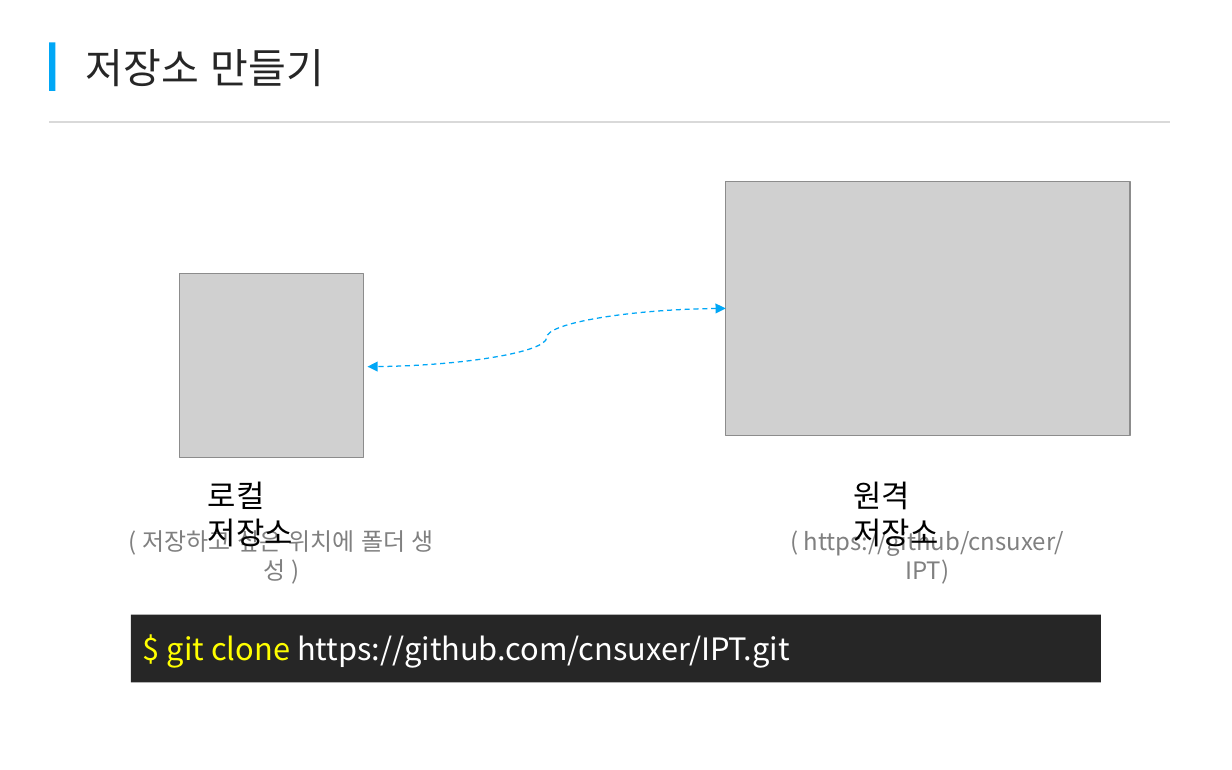
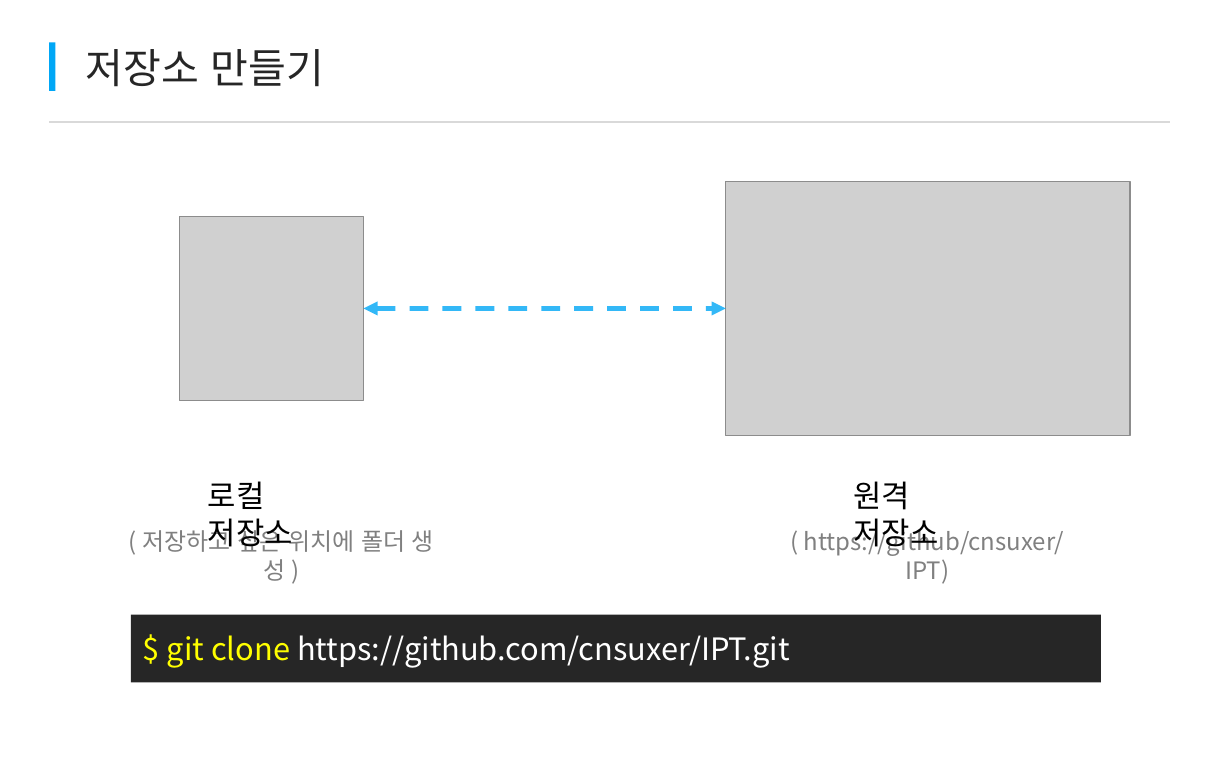
Before and after one commit to cnsuxer/IPT, a slide deck: slide 5 of 1. 예제 폴더/step01/doc/프로젝트 설정 가이드.pptx. Drawn at 1232x770 pixels with LibreOffice and Linux fonts; fonts in the diff are those of the drawing; grey boxes stand for pictures. Boxes give left, top, right and bottom in pixels: in the first picture for what was removed or moved away, otherwise in the second. Text is boxed around its words. In the diff, an @@ line names an element or a change of style, - is before the commit and + after.

```diff
--- a/1. 예제 폴더/step01/doc/프로젝트 설정 가이드.pptx
+++ b/1. 예제 폴더/step01/doc/프로젝트 설정 가이드.pptx
@@ picture: place and size @@
-picture at bbox=[180, 274, 363, 457]
+picture at bbox=[180, 217, 363, 400]
@@ double arrow added from (363, 308) to (726, 308), #00A7F6 2.75 pt dashed @@
@@ curved double arrow removed from (726, 308) to (367, 367) @@
```
Also in this commit, not shown: 1 other file.
